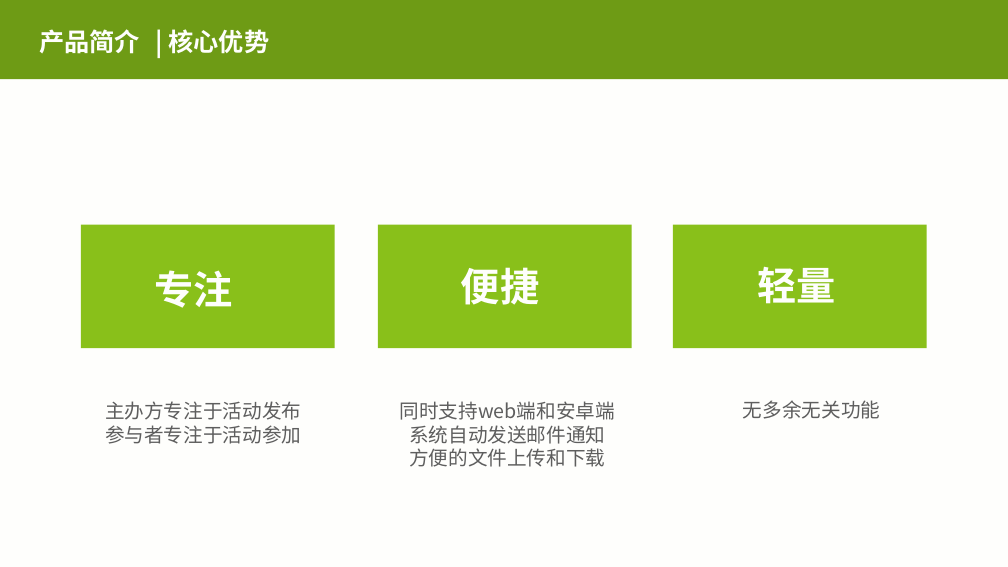
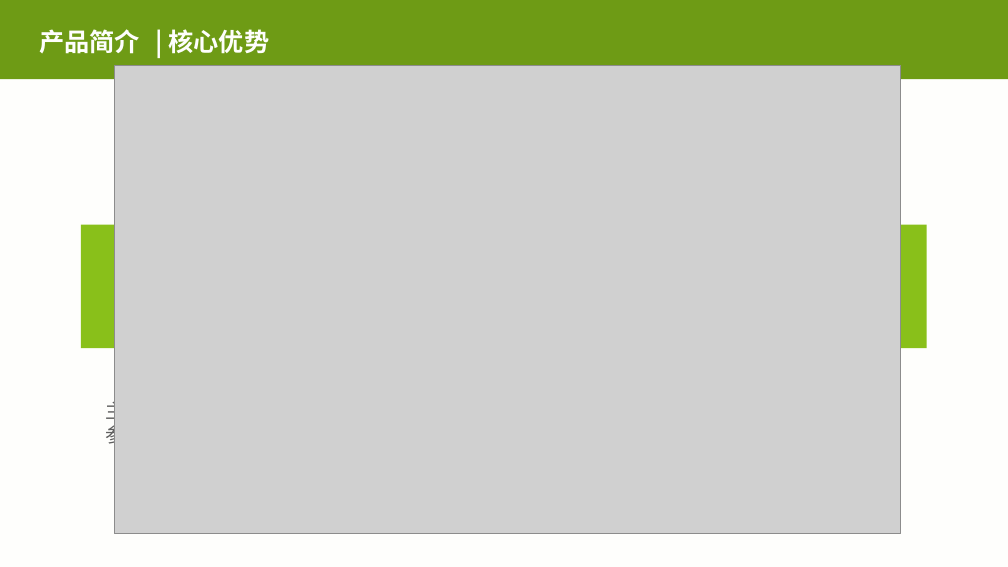
Before and after one commit to programer-never-give-up/TeamDocument, a slide deck: slide 5 of Sprint3产品展示.pptx. Drawn at 1008x567 pixels with LibreOffice and Linux fonts; fonts in the diff are those of the drawing; grey boxes stand for pictures; background and template pictures are left out. Boxes give left, top, right and bottom in pixels: in the first picture for what was removed or moved away, otherwise in the second. Text is boxed around its words. In the diff, an @@ line names an element or a change of style, - is before the commit and + after.

```diff
--- a/Sprint3产品展示.pptx
+++ b/Sprint3产品展示.pptx
@@ picture added at box(114, 66, 900, 534) @@
@@ rectangle removed at box(378, 225, 632, 348) @@
@@ text removed at box(461, 267, 539, 305) @@
-便捷
@@ text removed at box(155, 270, 233, 308) @@
-专注
@@ text removed at box(400, 401, 615, 467) @@
-同时支持web端和安卓端
-系统自动发送邮件通知
-方便的文件上传和下载
@@ text removed at box(743, 400, 880, 419) @@
-无多余无关功能
```
Also in this commit, not shown: 1 other slide changed.
